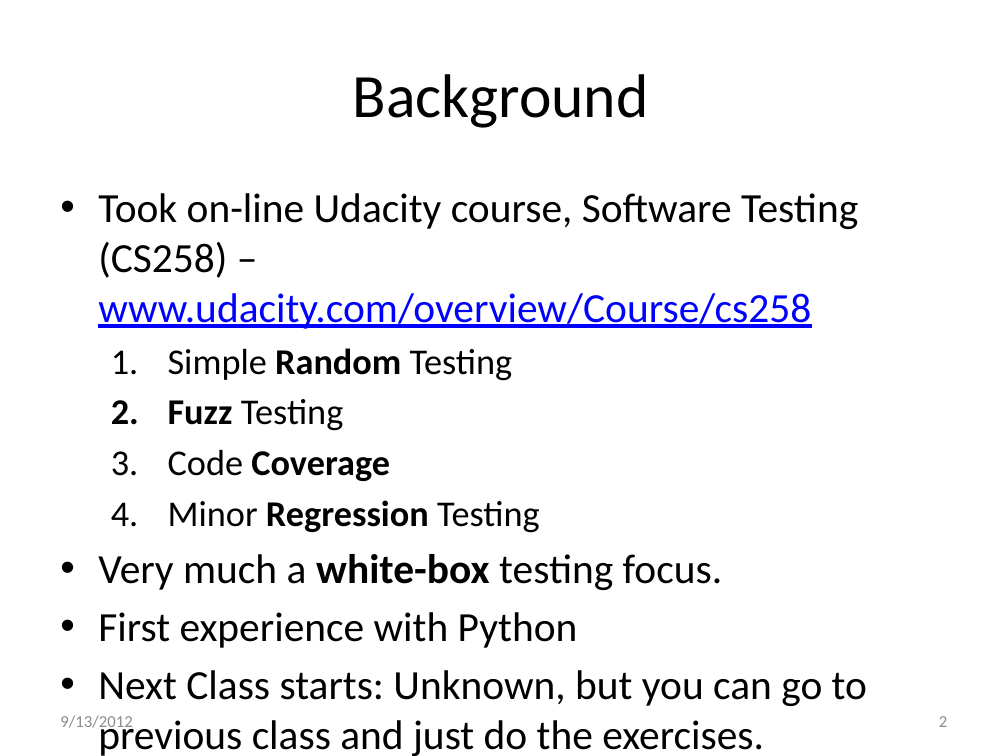
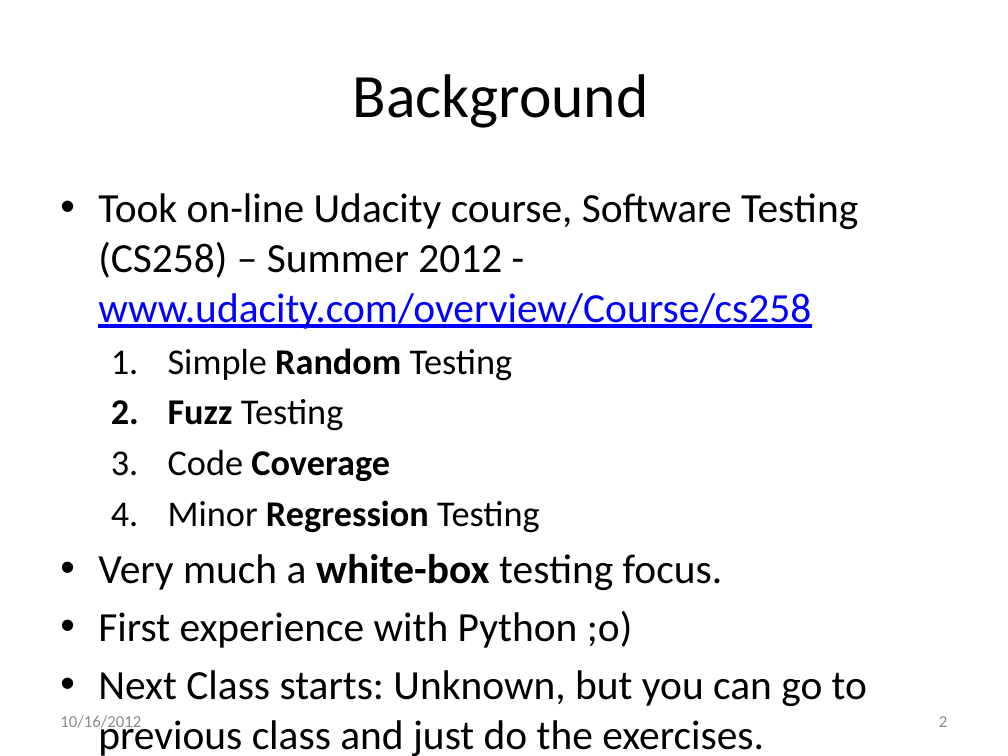
Before and after one commit to jasnow/PS4-FUZZER, a slide deck: slide 2 of fuzz-testing-experience.pptx. Drawn at 1008x756 pixels with LibreOffice and Linux fonts; fonts in the diff are those of the drawing. Boxes give left, top, right and bottom in pixels: in the first picture for what was removed or moved away, otherwise in the second. Text is boxed around its words. In the diff, an @@ line names an element or a change of style, - is before the commit and + after.

```diff
--- a/fuzz-testing-experience.pptx
+++ b/fuzz-testing-experience.pptx
@@ text at <box>98,193,858,329</box>: text changed @@
-• Took on-line Udacity course, Software Testing (CS258) – www.udacity.com/overview/Course/cs258
+• Took on-line Udacity course, Software Testing (CS258) – Summer 2012 - www.udacity.com/overview/Course/cs258
@@ text at <box>98,611,632,648</box>: text changed @@
-• First experience with Python
+• First experience with Python ;o)
@@ text at <box>60,715,141,732</box>: text changed @@
-9/13/2012
+10/16/2012
```
Also in this commit, not shown: 11 other slides changed.
